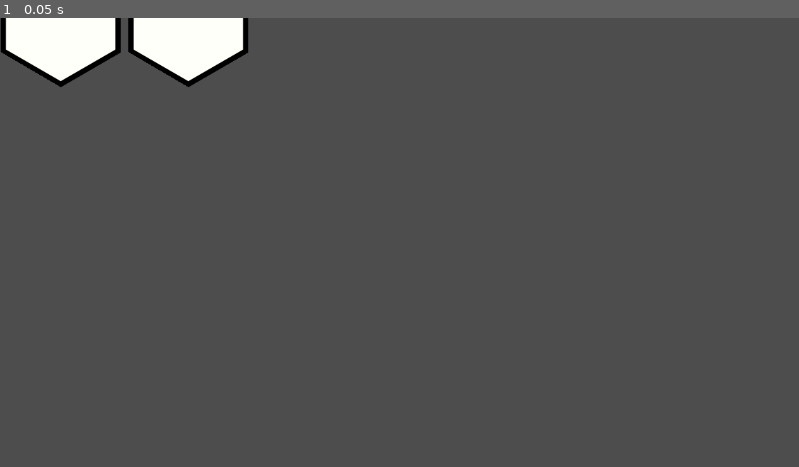
Above: before the commit, frame 1.
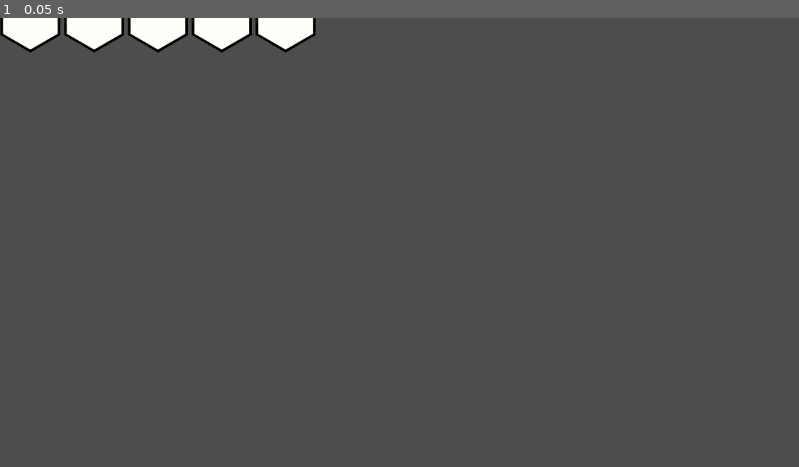
Above: after the commit, the same moment.

Repository: Abdulla-binissa/Crowdcrow
Game: Godot game, scene res://scenes/level_editor/placeable_tiles.tscn
Same seed, same stepped clock (60 frames per second), same inputs: the game is played once before the commit and once after it. The project has no main scene, so this scene is started directly.
Inputs:
- Up to frame 1 (0.05 s): no input

The runs differ from the first frame. In frame 1, 2.6% of the frame differs, in the area x 0-40%, y 0-16%.

Commit message:
Modified placeable_tiles scene
- Add 3 more tile scene to placeable tiles

Diff:
--- a/scenes/level_editor/placeable_tiles.tscn
+++ b/scenes/level_editor/placeable_tiles.tscn
@@ -3,6 +3,7 @@
 [ext_resource type="PackedScene" uid="uid://dvvbw8nlrj3rk" path="res://scenes/level_editor/tile.tscn" id="1_rta5i"]
 
 [node name="PlaceableTiles" type="Node2D"]
+scale = Vector2(0.5, 0.5)
 
 [node name="HBoxContainer2" type="HBoxContainer" parent="."]
 offset_right = 40.0
@@ -13,3 +14,12 @@
 
 [node name="Tile2" parent="HBoxContainer2" instance=ExtResource("1_rta5i")]
 layout_mode = 2
+
+[node name="Tile3" parent="HBoxContainer2" instance=ExtResource("1_rta5i")]
+layout_mode = 2
+
+[node name="Tile4" parent="HBoxContainer2" instance=ExtResource("1_rta5i")]
+layout_mode = 2
+
+[node name="Tile5" parent="HBoxContainer2" instance=ExtResource("1_rta5i")]
+layout_mode = 2
